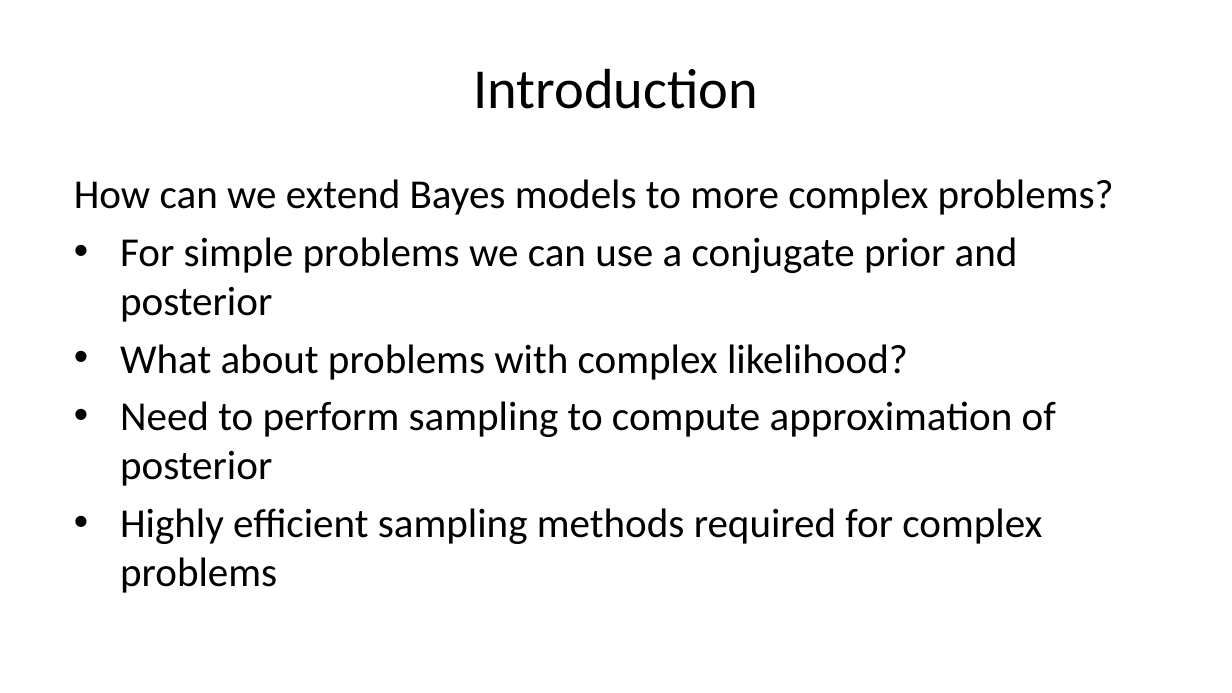
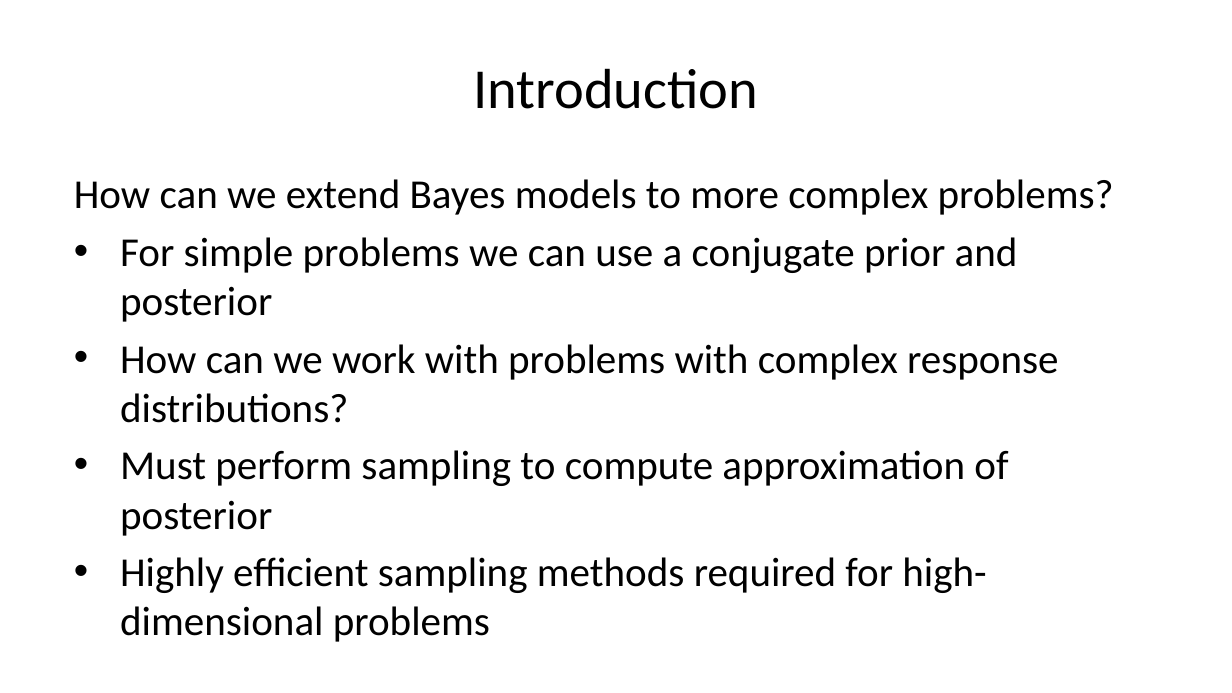
Before and after one commit to StephenElston/CSCI-E-83, a slide deck: slide 2 of LectureSlides/13_BayesModels_MCMC.pptx. Drawn at 1232x693 pixels with LibreOffice and Linux fonts; fonts in the diff are those of the drawing. Boxes give left, top, right and bottom in pixels: in the first picture for what was removed or moved away, otherwise in the second. Text is boxed around its words. In the diff, an @@ line names an element or a change of style, - is before the commit and + after.

```diff
--- a/LectureSlides/13_BayesModels_MCMC.pptx
+++ b/LectureSlides/13_BayesModels_MCMC.pptx
@@ text at [120, 344, 1058, 642]: text changed @@
-• What about problems with complex likelihood?
-• Need to perform sampling to compute approximation of posterior
-• Highly efficient sampling methods required for complex problems
+• How can we work with problems with complex response distributions?
+• Must perform sampling to compute approximation of posterior
+• Highly efficient sampling methods required for high-dimensional problems
```
Also in this commit, not shown: 4 other slides changed, 4 slides added.
